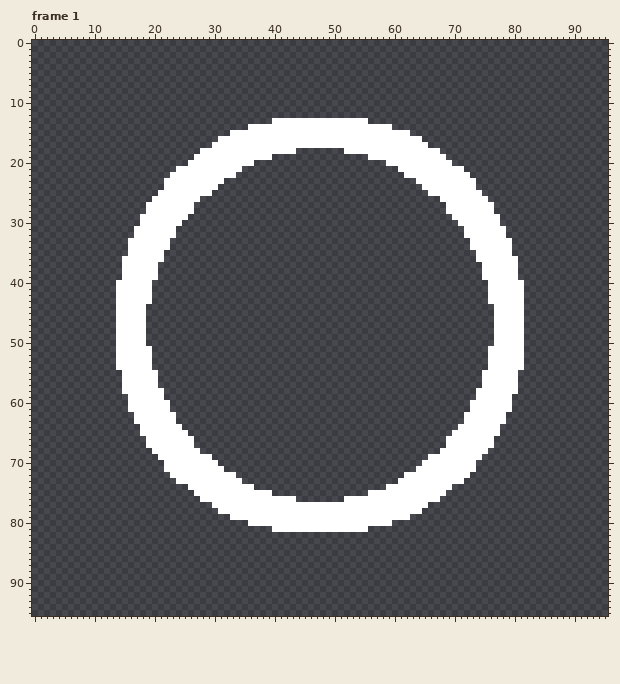
One commit to this pixel-art file: Assets/Sprites/Player Sprites/Red Circle.aseprite. The first picture shows the starting point.
96x96 pixels, 2 frames. Shown: frame 1. The commit also changed other frames, which this record leaves out.
After the commit:
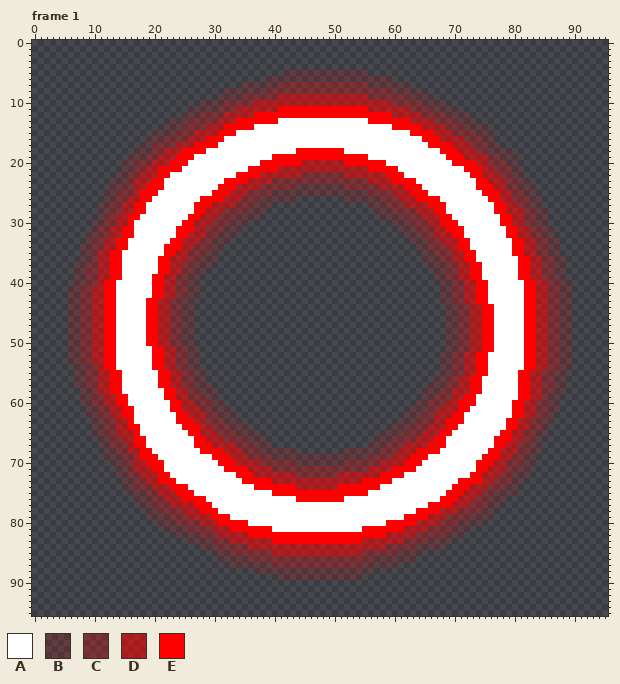
Palette (. is transparent): A #ffffff  B #ff000023  C #ff000046  D #ff00008c  E #ff0000
Diff:
Changed rows in their new state; - is an unchanged pixel.
Frame 1:
first column x 6:
 5 ------------------------------------BBBBBBBBBBBBBB----------------------------------
 6 ---------------------------------BBBBBBBBBBBBBBBBBBBBB------------------------------
 7 -----------------------------BBBBBBCCCCCCCCCCCCCCCBBBBBBB---------------------------
 8 --------------------------BBBBBBBCCCCCCCCCCCCCCCCCCCCCBBBBB-------------------------
 9 -------------------------BBBBCCCCCCDDDDDDDDDDDDDDDCCCCCCCBBBB-----------------------
10 ----------------------BBBBCCCCCDDDDDDDDDDDDDDDDDDDDDDDCCCCCBBBB---------------------
11 --------------------BBBBBCCCDDDDDDDEEEEEEEEEEEEEEEDDDDDDDCCCCBBBB-------------------
12 -------------------BBBCCCCDDDDDEEEEEEEEEEEEEEEEEEEEEEEDDDDDCCCCBBBB-----------------
13 -----------------BBBCCCCCDDDEEEEEEE---------------EEEEEEEDDDDCCCCBBB----------------
14 ----------------BBBCCCCDDDEEEEE-----------------------EEEEEDDDDCCCBBBB--------------
15 --------------BBBBCCCDDDDEEE-----------------------------EEEEDDDCCCCBBB-------------
16 -------------BBBCCCCDDDEEE---------------------------------EEEDDDDCCCBB-------------
17 ------------BBCCCCDDDEEEE-----------------------------------EEEEDDDCCCBB------------
18 -----------BBBCCDDDEEEE---------------EEEEEEEE----------------EEEDDDCCBBBB----------
19 ----------BBBCCDDDEEE-------------EEEEEEEEEEEEEEEE-------------EEEDDDDCCBBB---------
20 ---------BBCCCDDDEEE-----------AEEEEEEEDDDDDDDEEEEEEE-----------EEEEDDCCCBB---------
21 ---------BBCCDDEEEE----------AEEEEEDDDDDDDDDDDDDDDEEEEE-----------EEEDDCCCBB--------
22 --------BBCCDDDEE-----------EEEEDDDDDDDCCCCCCCDDDDDDDEEE-----------EEDDDCCBB--------
23 -------BBBCDDDEE----------EEEEDDDDCCCCCCCCCCCCCCCCDDDDEEEE----------EEDDDCCBB-------
24 -------BBCCDDEEE---------EEEDDDDCCCCCCBBBBBBBBCCCCCCDDDDEEE---------EEEDDCCBBB------
25 ------BBCCCDEEE---------EEEDDDCCCCBBBBBBBBBBBBBBBBCCCCDDDEEE---------EEEDDCCBB------
26 ------BBCCDDEE--------EEEEDDDCCCBBBBBB--------BBBBBBCCCDDDEEEE--------EEDDCCCBB-----
27 -----BBCCDDEE--------EEEDDDDCCCBBB----------------BBBCCCDDDDEEE--------EEDDCCBB-----
28 -----BBCCDDEE--------EEDDDCCCCBBB------------------BBBCCCCDDDEE--------EEDDDCCBB----
29 -----BCCDDEE--------EEDDDCCCBBBB--------------------BBBBCCCDDDEE--------EEDDCCBB----
30 ----BBCCDDEA-------EEDDDCCCBBB------------------------BBBCCCDDEEE-------EEDDCCBB----
31 ----BCCDDEE-------EEEDDCCCBBB--------------------------BBBCCCDDEEE-------EEDDCCBB---
32 ---BBCCDDEE-------EEDDDCCBBB----------------------------BBBCCDDDEE-------EEDDCCBB---
33 ---BCCDDEE-------EEDDDCCBBB------------------------------BBBCCDDDEE-------EEDDCCBB--
34 --BBCCDDEE------EEEDDCCCBB--------------------------------BBCCCDDEE-------EEDDCCBB--
35 --BBCDDEEA------EEDDCCCBB----------------------------------BBCCCDDEE------EEDDCCBB--
36 --BBCDDEE------EEDDDCCBBB----------------------------------BBBCCDDEE-------EEDDCCBB-
37 -BBCCDDEE------EEDDCCBBB------------------------------------BBBCCDDEE------EEDDCCBB-
38 -BBCCDDEE------EEDDCCBB--------------------------------------BBCCDDEE------EEDDCCBB-
39 -BBCCDDEE-----EEDDCCBB---------------------------------------BBCCDDEE------EEDDCCBB-
40 -BBCCDEE------EEDDCCBB----------------------------------------BBCCDDEE------EEDDCCBB
41 BBCCDDEE------EEDDCCBB----------------------------------------BBCCDDEE------EEDDCCBB
42 BBCCDDEE------EEDDCCBB----------------------------------------BBCCDDEE------EEDDCCBB
43 BBCCDDEE-----EEDDCCBB-----------------------------------------BBCCDDEE------EEDDCCBB
44 BBCCDDEE-----EEDDCCBB------------------------------------------BBCCDDEE-----EEDDCCBB
45 BBCCDDEE-----EEDDCCBB------------------------------------------BBCCDDEE-----EEDDCCBB
46 BBCCDDEE-----EEDDCCBB------------------------------------------BBCCDDEE-----EEDDCCBB
47 BBCCDDEE-----EEDDCCBB------------------------------------------BBCCDDEE-----EEDDCCBB
48 BBCCDDEE-----EEDDCCBB------------------------------------------BBCCDDEE-----EEDDCCBB
49 BBCCDDEE-----EEDDCCBB------------------------------------------BBCCDDEE-----EEDDCCBB
50 BBCCDDEE-----EEDDCCBB------------------------------------------BBCCDDEE-----EEDDCCBB
51 BBCCDDEE------EEDDCCBB-----------------------------------------BBCCDDEE-----EEDDCCBB
52 BBCCDDEE------EEDDCCBB----------------------------------------BBCCDDEE------EEDDCCBB
53 BBCCDDEE------EEDDCCBB----------------------------------------BBCCDDEE------EEDDCCBB
54 -BBCCDEE------EEDDCCBB----------------------------------------BBCCDDEE------EEDDCCBB
55 -BBCCDDEE------EEDDCCBB---------------------------------------BBCCDDEE-----EEDDCCBB-
56 -BBCCDDEE------EEDDCCBB--------------------------------------BBCCDDEE------EEDDCCBB-
57 -BBCCDDEE------EEDDCCBBB------------------------------------BBBCCDDEE------EEDDCCBB-
58 --BBCDDEE-------EEDDCCBBB----------------------------------BBBCCDDDEE------EEDDCCBB-
59 --BBCCDDEE------EEDDCCCBB----------------------------------BBCCCDDEE------AEEDDCBB--
60 --BBCCDDEE-------EEDDCCCBB--------------------------------BBCCCDDEEE------EEDDCCBB--
61 ---BBCCDDEE------EEDDDCCBBB------------------------------BBBCCDDDEE-------EEDDCCBB--
62 ---BBCCDDEE-------EEDDDCCBBB----------------------------BBBCCDDDEE-------AEEDDCCB---
63 ----BBCCDDE-------EEEDDCCCBBB--------------------------BBBCCCDDEEE-------EEDDCCBB---
64 ----BBCCDDEE-------EEEDDCCCBBB------------------------BBBCCCDDDEE-------AEEDDCCB----
65 ----BBCCDDDE--------EEDDDCCCBBBB--------------------BBBBCCCDDDEE--------EEDDCCBB----
66 -----BBCCDDEE--------EEDDDCCCCBBB------------------BBBCCCCDDDEE--------EEEDDCCB-----
67 -----BBCCCDEE--------EEEDDDDCCCBBB----------------BBBCCCDDDDEEE--------EEDDCCBB-----
68 ------BBCCDDEE--------EEEEDDDCCCBBBBBB--------BBBBBBCCCDDDEEEE--------EEDDDCCBB-----
69 ------BBBCCDEEE---------EEEDDDCCCCBBBBBBBBBBBBBBBBCCCCDDDEEE---------EEEDDCCBB------
70 -------BBCCDDEEE---------EEEDDDDCCCCCCBBBBBBBBCCCCCCDDDDEEE---------EEEDDCCCBB------
71 --------BBCDDDEE----------EEEEDDDDCCCCCCCCCCCCCCCCDDDDEEEE----------EEDDDCCBB-------
72 --------BBCCDDDEE-----------EEEDDDDDDDCCCCCCCDDDDDDDEEEE-----------EEDDDCCBBB-------
73 ---------BBCCDDEEE-----------EEEEEDDDDDDDDDDDDDDDEEEEEA----------EEEEDDCCCBB--------
74 ---------BBCCCDDDEEE-----------EEEEEEEDDDDDDDEEEEEEEA-----------EEEDDDCCCBB---------
75 ----------BBBCCDDDEEE-------------EEEEEEEEEEEEEEEE-------------EEEDDDCCBBBB---------
76 -----------BBBCCDDDEEEE---------------EEEEEEEE----------------EEEDDDCCBBB-----------
77 ------------BBCCCDDDDEEE------------------------------------EEEEDDDCCCBB------------
78 -------------BBCCCCDDDEEE---------------------------------EEEEDDDCCCCBB-------------
79 -------------BBBBCCCDDDDEEE-----------------------------EEEEDDDCCCCBBBB-------------
80 ---------------BBBCCCCDDDEEEEE-----------------------EEEEEDDDDCCCBBBB---------------
81 ----------------BBBBCCCCDDDEEEEEEE---------------EEEEEEEDDDDCCCCBBB-----------------
82 ------------------BBBBCCCDDDDDEEEEEEEEEEEEEEEEEEEEEEEDDDDDCCCCCBBB------------------
83 --------------------BBBBCCCDDDDDDDEEEEEEEEEEEEEEEDDDDDDDCCCCBBBB--------------------
84 ----------------------BBBCCCCCDDDDDDDDDDDDDDDDDDDDDDDCCCCCBBBBB---------------------
85 ------------------------BBBCCCCCCCDDDDDDDDDDDDDDDCCCCCCBBBB-------------------------
86 -------------------------BBBBBCCCCCCCCCCCCCCCCCCCCCBBBBBBB--------------------------
87 ---------------------------BBBBBBBCCCCCCCCCCCCCCCBBBBBB-----------------------------
88 -------------------------------BBBBBBBBBBBBBBBBBBBB---------------------------------
89 -----------------------------------BBBBBBBBBBBBBB-----------------------------------
Boxes around the changes in both pictures, in picture pixels (x1, y1, x2, y2):
changed: (68, 70, 572, 580)
